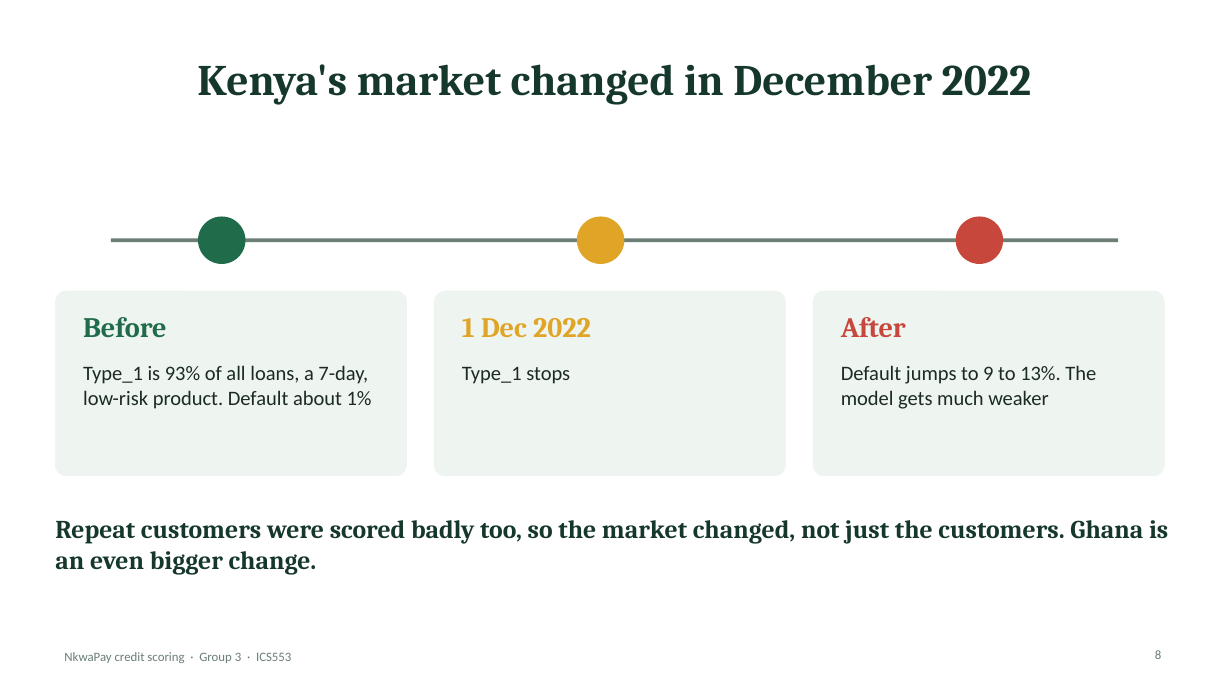
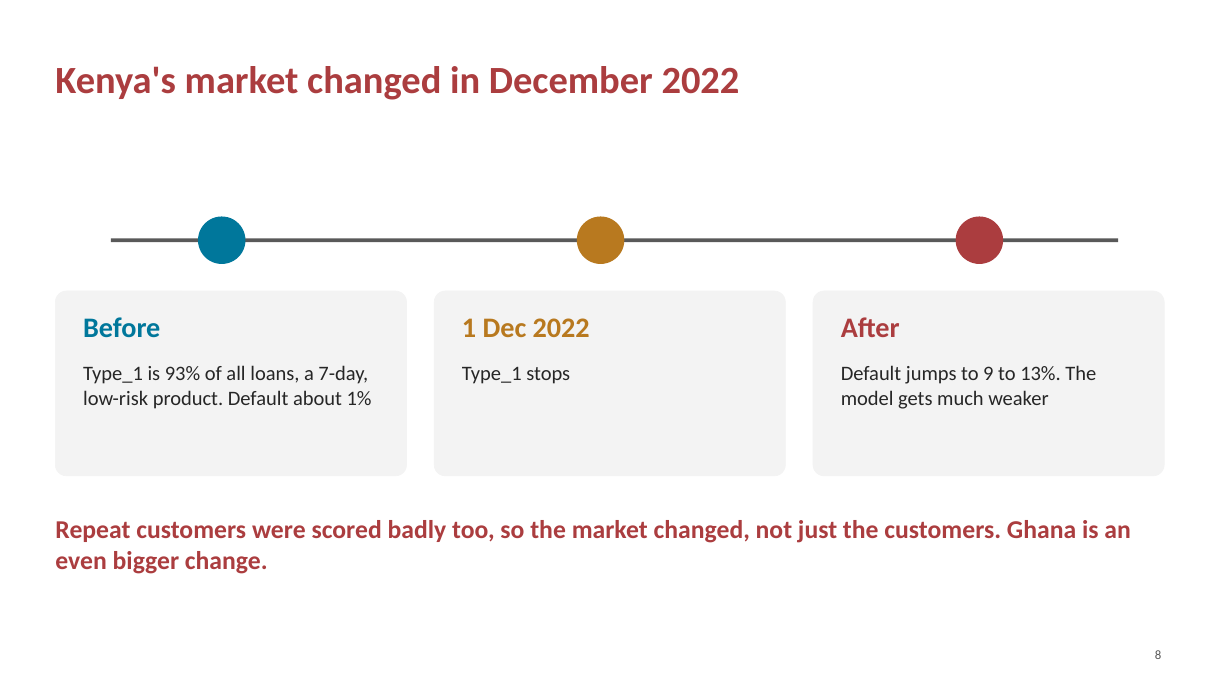
Before and after one commit to ASU-MICS-2028/mle-group-3-prosit-2, a slide deck: slide 8 of slides/NkwaPay_Debrief_Present.pptx. Drawn at 1232x693 pixels with LibreOffice and Linux fonts; fonts in the diff are those of the drawing; background and template pictures are left out. Boxes give left, top, right and bottom in pixels: in the first picture for what was removed or moved away, otherwise in the second. Text is boxed around its words. In the diff, an @@ line names an element or a change of style, - is before the commit and + after.

```diff
--- a/slides/NkwaPay_Debrief_Present.pptx
+++ b/slides/NkwaPay_Debrief_Present.pptx
@@ title "Kenya's market changed in December ..." at (x1=55, y1=66, x2=740, y2=100): size 34 to 30 pt, font Cambria to Calibri, text colour #16382C to #AB3D3F; alignment centre to left @@
@@ ellipse at (x1=199, y1=217, x2=245, y2=263): fill #1F6B4A to #00779B; outline #1F6B4A 1 pt to #00779B 1 pt @@
@@ ellipse at (x1=578, y1=217, x2=624, y2=263): fill #E0A526 to #B8791F; outline #E0A526 1 pt to #B8791F 1 pt @@
@@ ellipse at (x1=957, y1=217, x2=1003, y2=263): fill #C8473D to #AB3D3F; outline #C8473D 1 pt to #AB3D3F 1 pt @@
@@ line (111, 240) - (1118, 240): stroke #6B7F75 3 pt to #595959 3 pt @@
@@ fill #EEF4F0 to #F3F3F3; outline #EEF4F0 0.5 pt to #F3F3F3 0.5 pt in 3 elements at (x1=55, y1=291, x2=407, y2=476), (x1=434, y1=291, x2=786, y2=476), (x1=813, y1=291, x2=1165, y2=476) @@
@@ text "Before" at (x1=83, y1=317, x2=160, y2=338): font Cambria to Calibri, text colour #1F6B4A to #00779B @@
@@ text "1 Dec 2022" at (x1=462, y1=318, x2=590, y2=337): font Cambria to Calibri, text colour #E0A526 to #B8791F @@
@@ text "After" at (x1=841, y1=317, x2=900, y2=337): font Cambria to Calibri, text colour #C8473D to #AB3D3F @@
@@ text "Repeat customers were scored badly ..." at (x1=55, y1=520, x2=1130, y2=574): font Cambria to Calibri, text colour #16382C to #AB3D3F @@
@@ text removed at (x1=64, y1=652, x2=291, y2=663) @@
-NkwaPay credit scoring · Group 3 · ICS553
@@ page number at (x1=1155, y1=650, x2=1161, y2=659): text colour #6B7F75 to #595959 @@
```
Also in this commit, not shown: 17 other slides changed.
